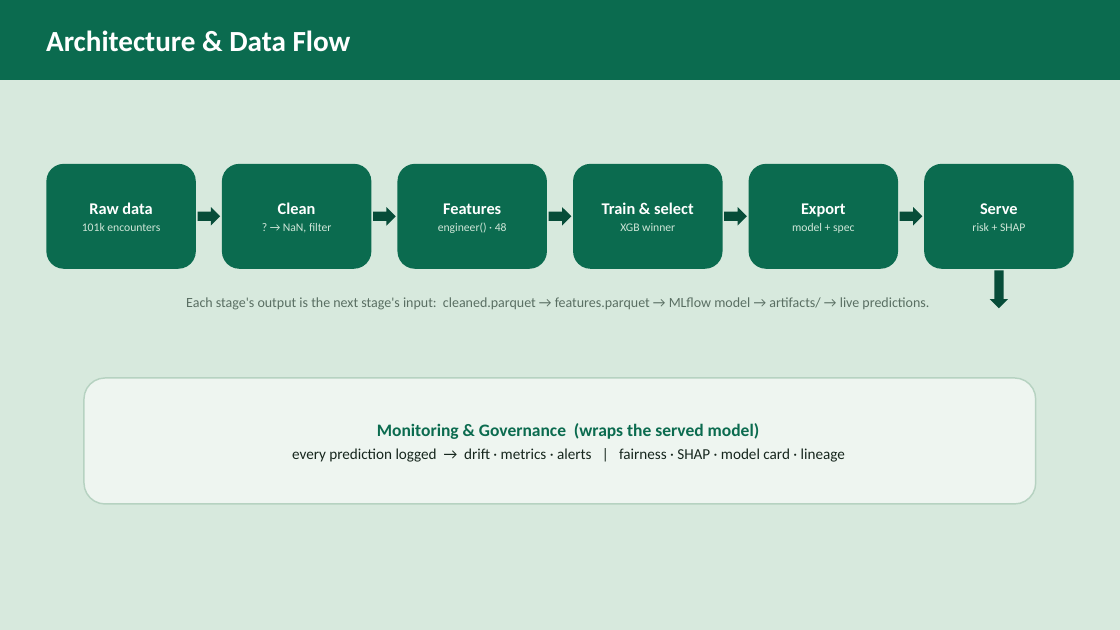
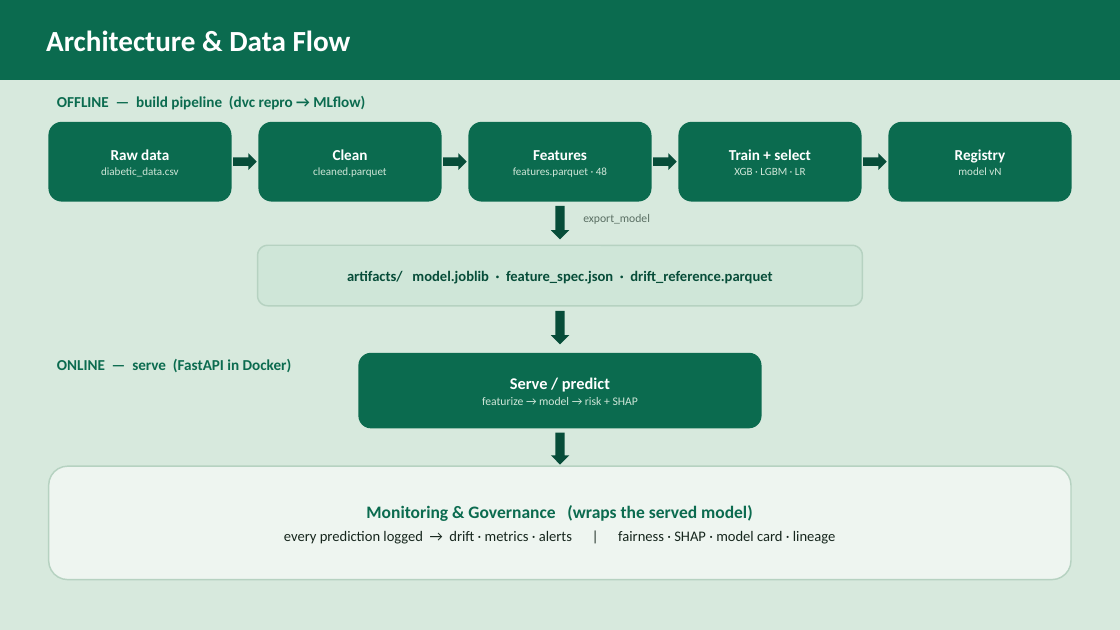
Before and after one commit to moulisai2296/diabetes_readmission_prediction, a slide deck: slide 3 of presentation/readmission_demo.pptx. Drawn at 1120x630 pixels with LibreOffice and Linux fonts; fonts in the diff are those of the drawing. Boxes give left, top, right and bottom in pixels: in the first picture for what was removed or moved away, otherwise in the second. Text is boxed around its words. In the diff, an @@ line names an element or a change of style, - is before the commit and + after.

```diff
--- a/presentation/readmission_demo.pptx
+++ b/presentation/readmission_demo.pptx
@@ text added at box(57, 96, 365, 110), 13 pt, text #0B6B4F, bold @@
+OFFLINE — build pipeline (dvc repro → MLflow)
@@ rounded rectangle "Raw data": place and size @@
-rounded rectangle "Raw data" at box(46, 164, 196, 269)
+rounded rectangle "Raw data" at box(49, 122, 232, 202)
@@ text in rounded rectangle at box(111, 149, 169, 160): size 14 to 13 pt in "Raw data"; less space between paragraphs @@
@@ rounded rectangle added at box(259, 122, 442, 202), fill #0B6B4F, 9.5 pt, text #CFE6D8 @@
+Clean
+cleaned.parquet
@@ rounded rectangle "Features": place and size @@
-rounded rectangle "Features" at box(397, 164, 547, 269)
+rounded rectangle "Features" at box(469, 122, 652, 202)
@@ rounded rectangle "Train + select": place and size @@
-rounded rectangle "Train + select" at box(573, 164, 723, 269)
+rounded rectangle "Train + select" at box(679, 122, 862, 202)
@@ text in rounded rectangle at box(729, 149, 811, 175): text changed; size 14 to 13 pt @@
-Train & select
-XGB winner
+Train + select
+XGB · LGBM · LR
@@ rounded rectangle "Registry": place and size @@
-rounded rectangle "Registry" at box(924, 164, 1074, 269)
+rounded rectangle "Registry" at box(889, 122, 1072, 202)
@@ text in rounded rectangle at box(955, 149, 1006, 175): text changed; size 10 to 13 pt; text colour #CFE6D8 to #FFFFFF; bold on @@
-Serve
-risk + SHAP
+Registry
+model vN
@@ text in rounded rectangle at box(101, 167, 179, 177): text changed; size 10 to 9.5 pt @@
-101k encounters
+diabetic_data.csv
@@ rounded rectangle removed at box(222, 164, 371, 269) @@
-Clean
-? → NaN, filter
@@ right arrow: place and size @@
-right arrow at box(197, 207, 220, 225)
+right arrow at box(234, 153, 257, 170)
@@ right arrow: place and size @@
-right arrow at box(373, 207, 396, 225)
+right arrow at box(444, 153, 467, 170)
@@ text in rounded rectangle at box(513, 167, 607, 177): text changed; size 10 to 9.5 pt @@
-engineer() · 48
+features.parquet · 48
@@ text in rounded rectangle at box(533, 150, 587, 160): size 14 to 13 pt in "Features"; less space between paragraphs @@
@@ right arrow: place and size @@
-right arrow at box(549, 207, 571, 225)
+right arrow at box(654, 153, 677, 170)
@@ right arrow: place and size @@
-right arrow at box(724, 207, 747, 225)
+right arrow at box(864, 153, 887, 170)
@@ down arrow added at box(551, 206, 570, 239), fill #074D39 @@
@@ text "export_model": place and size @@
-text "export_model" at box(749, 164, 898, 269)
+text "export_model" at box(583, 214, 650, 224)
@@ text "export_model" at box(583, 214, 650, 224): vertical alignment middle to top; fill #0B6B4F to none @@
@@ right arrow removed at box(900, 207, 923, 225) @@
@@ text at box(583, 214, 650, 224): text changed; text colour #CFE6D8 to #5A6F63 @@
-Export
-model + spec
+export_model
@@ rounded rectangle added at box(258, 245, 863, 306), fill #CFE6D8, outline #B6D2C1 1.25 pt, 12.5 pt, text #074D39, bold @@
+artifacts/ model.joblib · feature_spec.json · drift_reference.parquet
@@ text removed at box(186, 297, 929, 310) @@
-Each stage's output is the next stage's input: cleaned.parquet → features.parquet → MLflow model → artifacts/ → live predictions.
@@ down arrow: place and size @@
-down arrow at box(990, 271, 1008, 308)
+down arrow at box(551, 311, 570, 344)
@@ text added at box(57, 359, 292, 372), 13 pt, text #0B6B4F, bold @@
+ONLINE — serve (FastAPI in Docker)
@@ rounded rectangle added at box(359, 353, 762, 429), fill #0B6B4F, 10 pt, text #CFE6D8 @@
+Serve / predict
+featurize → model → risk + SHAP
@@ down arrow added at box(551, 433, 570, 465), fill #074D39 @@
@@ rounded rectangle "Monitoring & Governance (wraps the ...": place and size @@
-rounded rectangle "Monitoring & Governance (wraps the ..." at box(84, 378, 1036, 504)
+rounded rectangle "Monitoring & Governance (wraps the ..." at box(49, 466, 1071, 580)
@@ text in rounded rectangle at box(284, 531, 836, 544): size 13 to 12.5 pt in "every prediction logged → drift · metrics ..." @@
```
Also in this commit, not shown: 1 other file.
